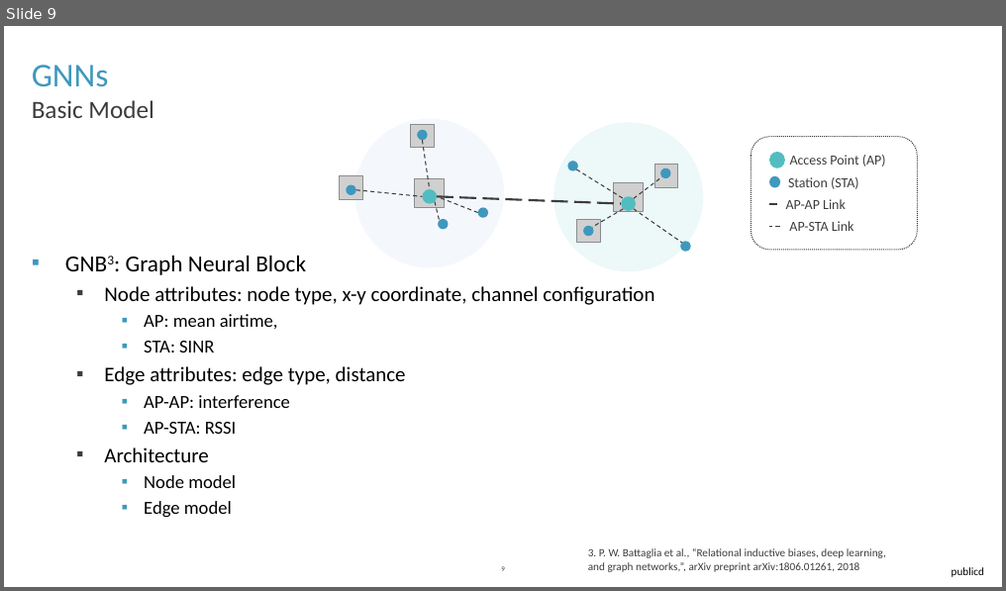
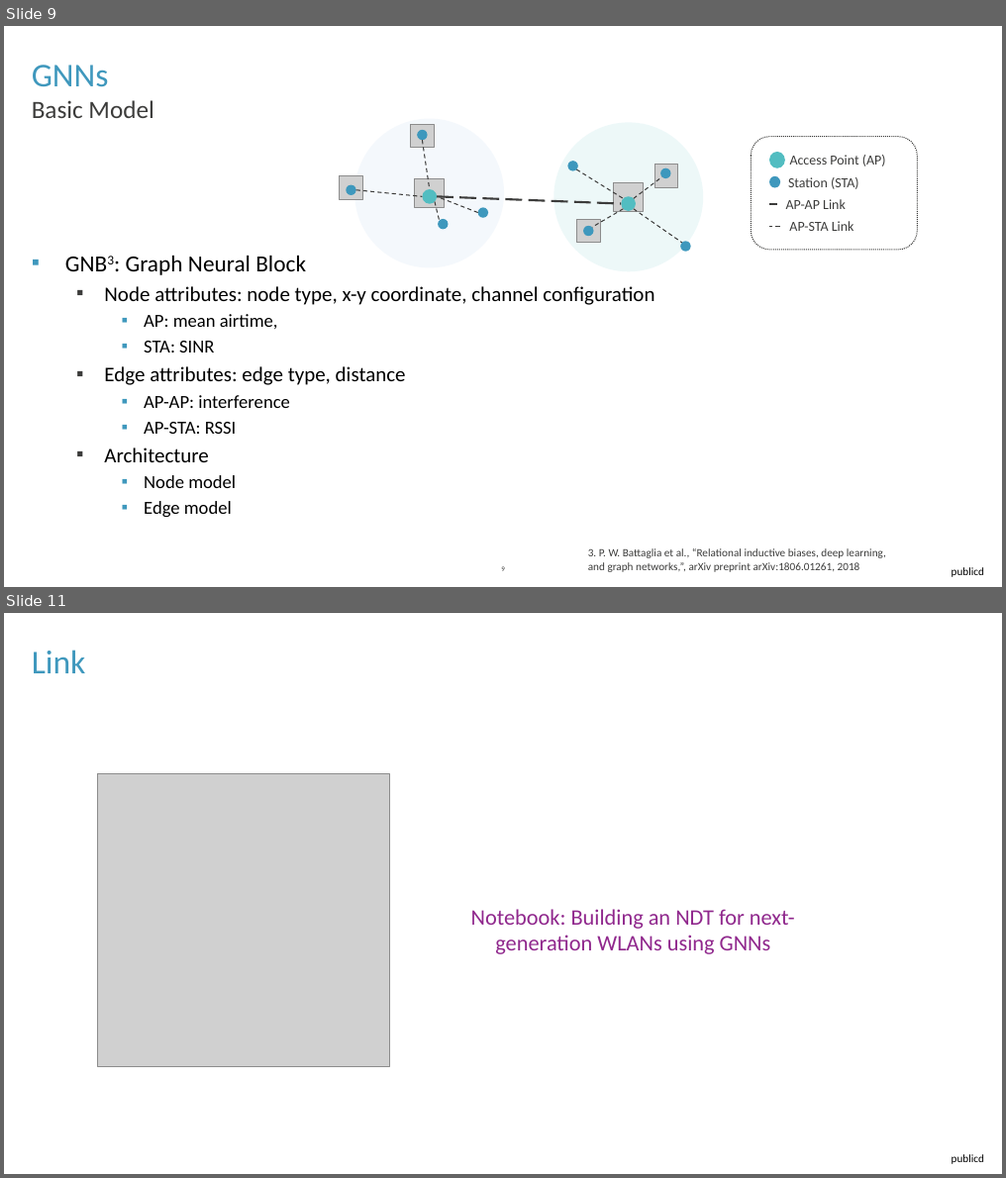
Before and after one commit to psotoarenas/gnn-tutorial, a slide deck: presentations/3 - NDT with GNN.pptx. Shown one above the other, each under a label of ours: slide 9 before the commit, slides 9 and 11 after it; the slides between them are not shown. The pictures are 1006x591 and 1006x1178 pixels, drawn with LibreOffice and Linux fonts; fonts in the diff are those of the drawing; grey boxes stand for pictures; background and template pictures are left out. Boxes give left, top, right and bottom in pixels: in the first picture for what was removed or moved away, otherwise in the second. Text is boxed around its words. In the diff, an @@ line names an element or a change of style, - is before the commit and + after.

```diff
--- a/presentations/3 - NDT with GNN.pptx
+++ b/presentations/3 - NDT with GNN.pptx
@@ slide 11 added at bbox=[4, 613, 1002, 1174], background #FFFFFF; not listed: 1 template element that a slide beside it also shows @@
@@ title added at bbox=[32, 650, 86, 673], 24 pt, text #3F98BD @@
+Link
@@ picture added at bbox=[97, 774, 389, 1067] @@
@@ text added at bbox=[471, 909, 795, 955], 16 pt, text #90288D @@
+Notebook: Building an NDT for next-generation WLANs using GNNs
```
Also in this commit, not shown: 1 other slide added, 2 other files.
